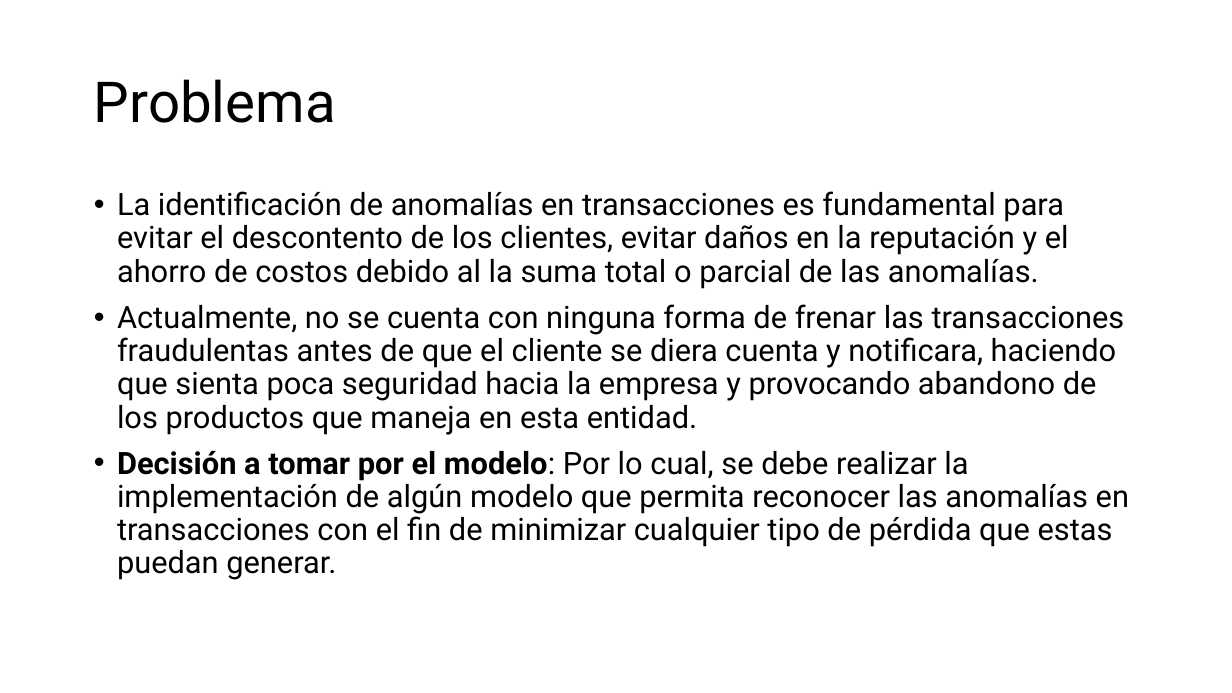
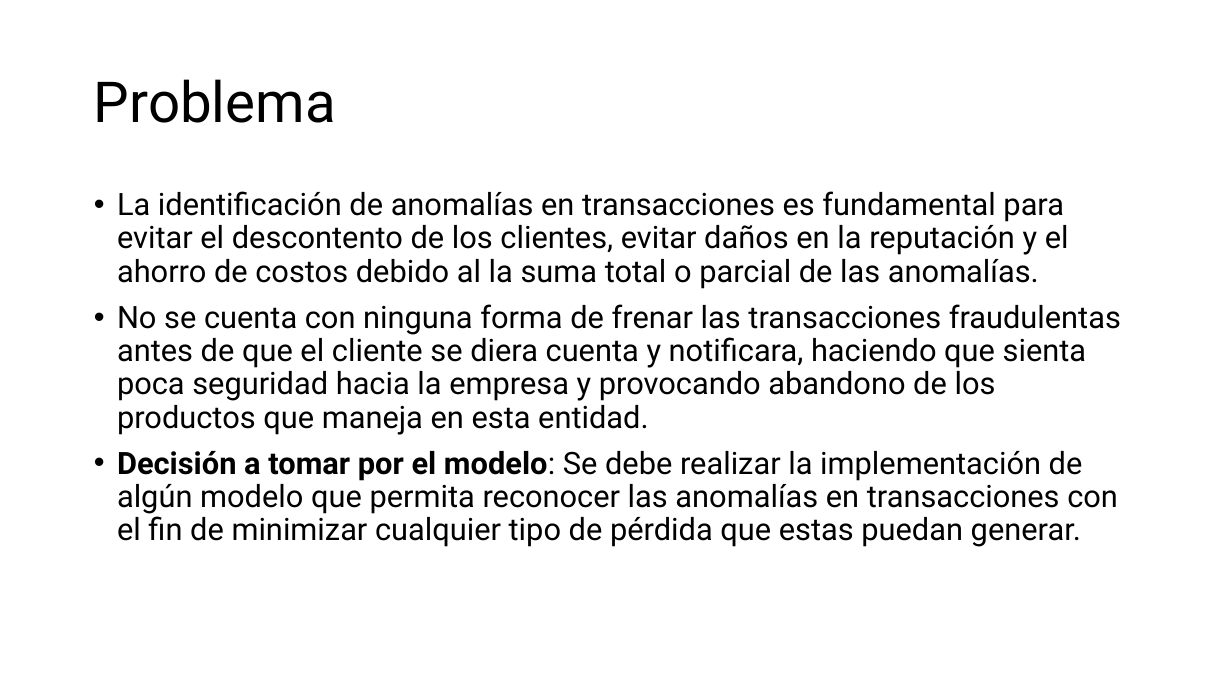
Before and after one commit to ricrod01/PROYECTO_4_DL, a slide deck: slide 2 of docs/Presentacion_Proyecto4.pptx. Drawn at 1232x693 pixels with LibreOffice and Linux fonts; fonts in the diff are those of the drawing. Boxes give left, top, right and bottom in pixels: in the first picture for what was removed or moved away, otherwise in the second. Text is boxed around its words. In the diff, an @@ line names an element or a change of style, - is before the commit and + after.

Commit message:
Problematica y supuestos terminados

```diff
--- a/docs/Presentacion_Proyecto4.pptx
+++ b/docs/Presentacion_Proyecto4.pptx
@@ text at (117, 304, 1121, 547): text changed @@
-• Actualmente, no se cuenta con ninguna forma de frenar las transacciones fraudulentas antes de que el cliente se diera cuenta y notificara, haciendo que sienta poca seguridad hacia la empresa y provocando abandono de los productos que maneja en esta entidad.
-• Decisión a tomar por el modelo: Por lo cual, se debe realizar la implementación de algún modelo que permita reconocer las anomalías en transacciones con el fin de minimizar cualquier tipo de pérdida que estas puedan generar.
+• No se cuenta con ninguna forma de frenar las transacciones fraudulentas antes de que el cliente se diera cuenta y notificara, haciendo que sienta poca seguridad hacia la empresa y provocando abandono de los productos que maneja en esta entidad.
+• Decisión a tomar por el modelo: Se debe realizar la implementación de algún modelo que permita reconocer las anomalías en transacciones con el fin de minimizar cualquier tipo de pérdida que estas puedan generar.
```
Also in this commit, not shown: 2 other slides changed.
